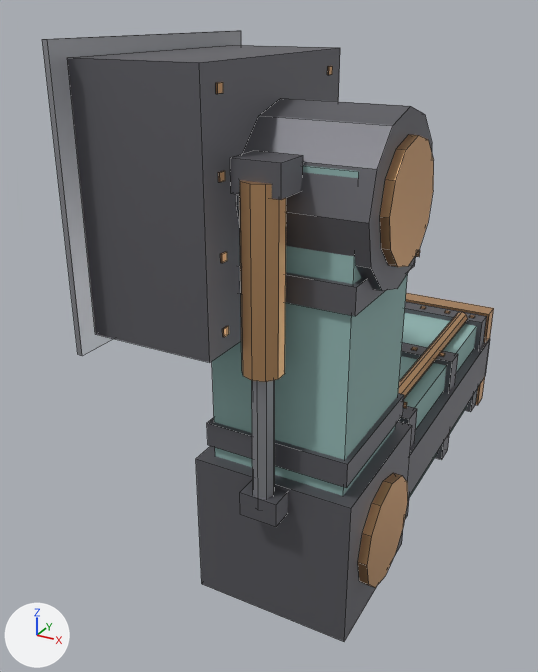
One commit to the Blender file blender/props/drill_arm.blend: the scene before it, then after it.
Before and after are seen from a 50 mm lens placed at (1.02, -2.16, 1.76), pointed at (-0.37, 0.37, 0.49). The lights are fixed; the arrows at lower left show +X, +Y and +Z. The picture after the commit comes second. Mesh edges are drawn as thin lines.

In view in the first picture: 'DrillArm'.
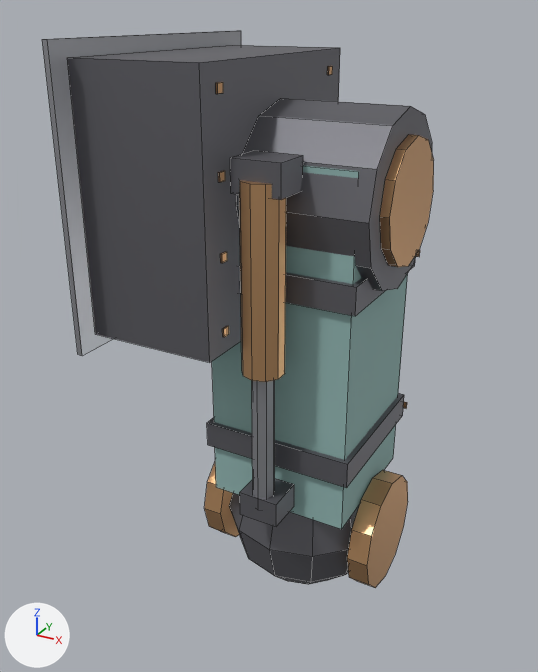
Boxes [x1, y1, x2, y2] around the edits, measured in the pictures (538 x 672 px; the box of a moved part takes in the faces that stretch with it):
'DrillArm', reshaped (13% narrower, 9% shorter): before [42, 30, 494, 642]; after [42, 30, 434, 588]
part 1 of me_drillarm, added: after [229, 493, 360, 585]
part 2 of me_drillarm, deleted: before [196, 293, 494, 642]
part 3 of me_drillarm, moved or reshaped (not visible before): after [204, 463, 239, 537]
part 4 of me_drillarm, moved or reshaped: before [358, 473, 402, 588]; after [347, 470, 402, 588]

Patch to the scene script:
```diff
--- a/blender/props/drill_arm.blend.py
+++ b/blender/props/drill_arm.blend.py
@@ me_drillarm @@
 # used by ob_drillarm; location = (0.0, 0.0, 0.0)
 # verts and faces of me_drillarm; kept vertices keep their numbers, new ones are numbered from 492
 # before: 278 (-0.3, 0.21, 0.0), 280 (-0.3, 0.18, 0.1), 282 (-0.3, 0.1, 0.18), 284 (-0.3, 0.0, 0.21), 286 (-0.3, -0.1, 0.18)
 # before: 288 (-0.3, -0.18, 0.1), 290 (-0.3, -0.21, 0.0), 292 (-0.3, -0.18, -0.1), 294 (-0.3, -0.1, -0.18), 296 (-0.3, 0.0, -0.21)
 # before: 298 (-0.3, 0.1, -0.18), 300 (-0.3, 0.18, -0.1)
 # before: 302 (0.3, 0.21, 0.0), 304 (0.3, 0.18, -0.1), 306 (0.3, 0.1, -0.18), 308 (0.3, 0.0, -0.21), 310 (0.3, -0.1, -0.18) at pixel (366, 584)
 # before: 312 (0.3, -0.18, -0.1) at pixel (359, 580), 314 (0.3, -0.21, 0.0) at pixel (357, 562), 316 (0.3, -0.18, 0.1) at pixel (362, 533), 318 (0.3, -0.1, 0.18) at pixel (371, 502), 320 (0.3, 0.0, 0.21) at pixel (383, 480)
 # before: 322 (0.3, 0.1, 0.18) at pixel (393, 472), 324 (0.3, 0.18, 0.1)
-me_drillarm.from_pydata(...)  # 492 vertices, 346 faces; spans x -0.6..0.34, y -0.52..1.72, z -0.28..1.68
+me_drillarm.from_pydata(...)  # 378 vertices, 288 faces; spans x -0.6..0.34, y -0.52..0.52, z -0.3..1.68
+# me_drillarm part 1: a new loose piece, a UV sphere (12 segments, 6 rings, poles along z) spanning x -0.3..0.3, y -0.3..0.3, z -0.3..0.3, in mat_irondark (grey #737379)
+# me_drillarm part 2: 21 loose pieces with 176 vertices, spanning x -0.3..0.3, y -0.3..1.72, z -0.28..0.31, are deleted
+# me_drillarm part 3
+for i in [278, 280, 282, 284, 286, 288, 290, 292, 294, 296, 298, 300]: verts[i] += (0.04, 0.0, 0.0)
+# me_drillarm part 4
+for i in [302, 304, 306, 308, 310, 312, 314, 316, 318, 320, 322, 324]: verts[i] += (-0.04, 0.0, 0.0)
 me_drillarm.materials.append(mat_irondark)
```
